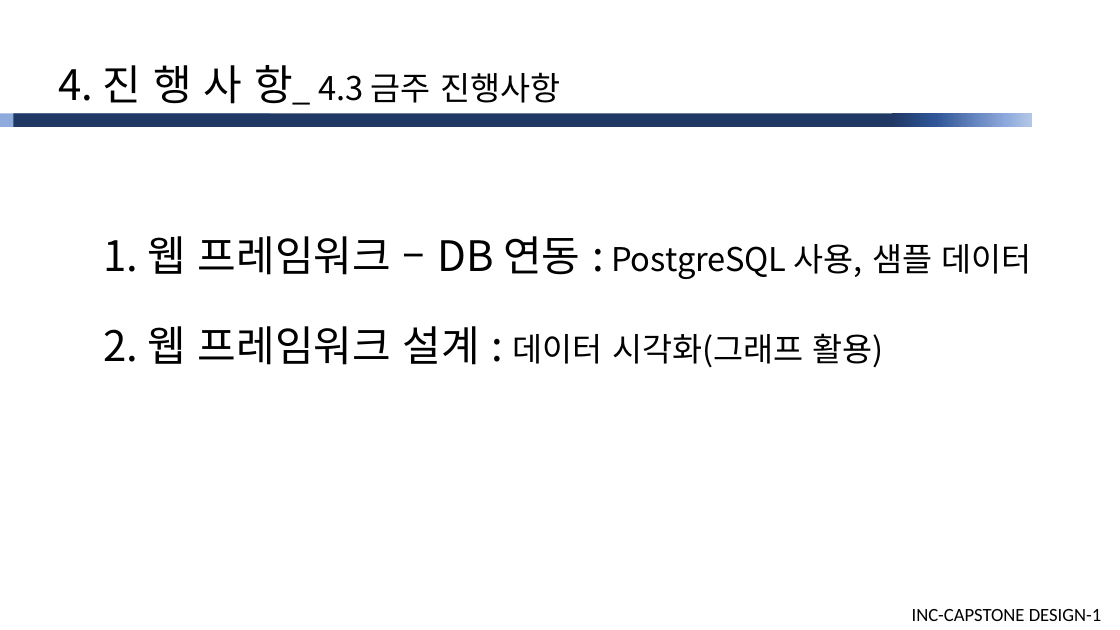
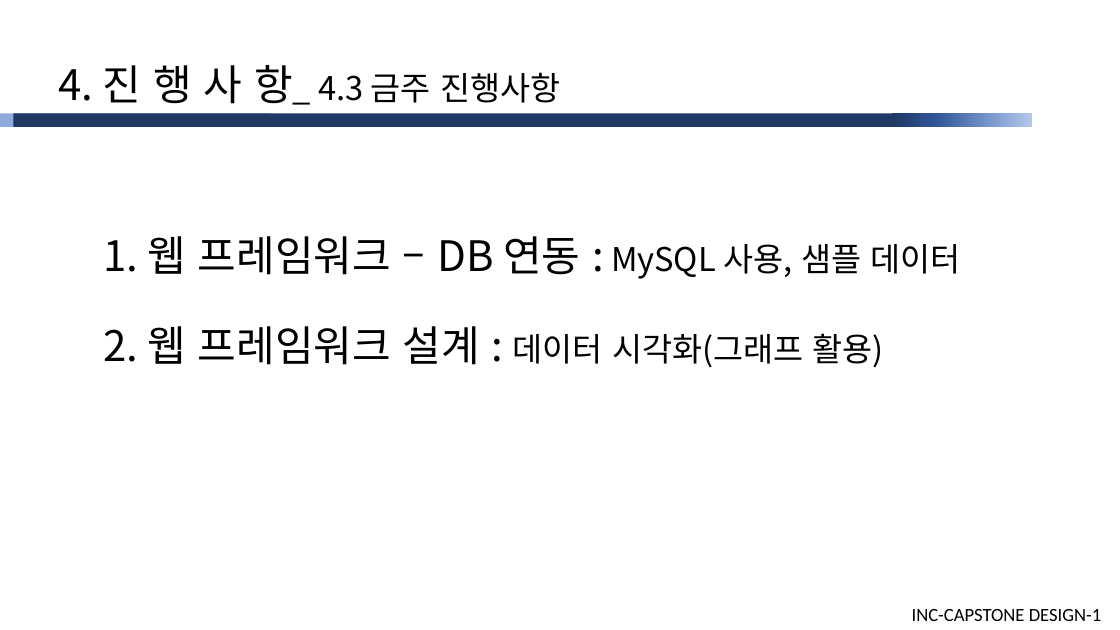
Before and after one commit to cutiecrab/CAR, a slide deck: slide 23 of 주차별 상세/10주/[피드백미반영]산학캡스톤디자인1_발표자료(10주).pptx. Drawn at 1120x630 pixels with LibreOffice and Linux fonts; fonts in the diff are those of the drawing. Boxes give left, top, right and bottom in pixels: in the first picture for what was removed or moved away, otherwise in the second. Text is boxed around its words. In the diff, an @@ line names an element or a change of style, - is before the commit and + after.

```diff
--- a/주차별 상세/10주/[피드백미반영]산학캡스톤디자인1_발표자료(10주).pptx
+++ b/주차별 상세/10주/[피드백미반영]산학캡스톤디자인1_발표자료(10주).pptx
@@ text at box(103, 236, 961, 279): text changed; size 28 to 36 pt @@
-1. 웹 프레임워크 – DB 연동 : PostgreSQL 사용, 샘플 데이터
+1. 웹 프레임워크 – DB 연동 : MySQL 사용, 샘플 데이터
```
Also in this commit, not shown: 8 other slides changed, 15 other files.
